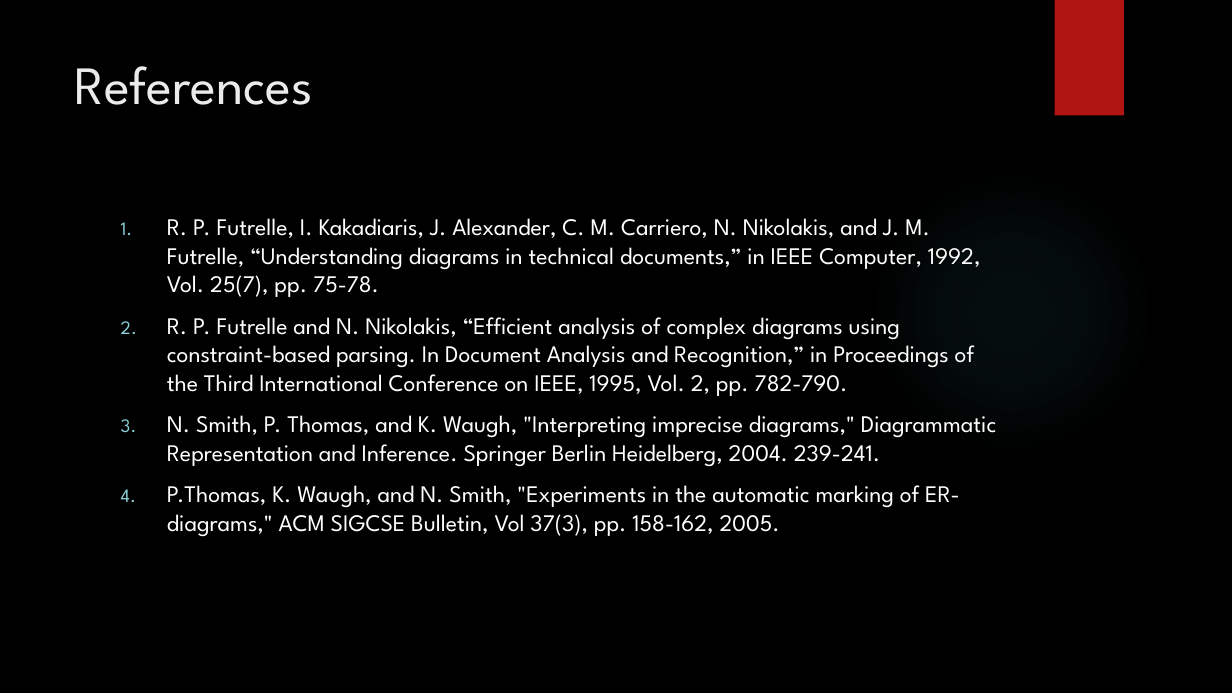
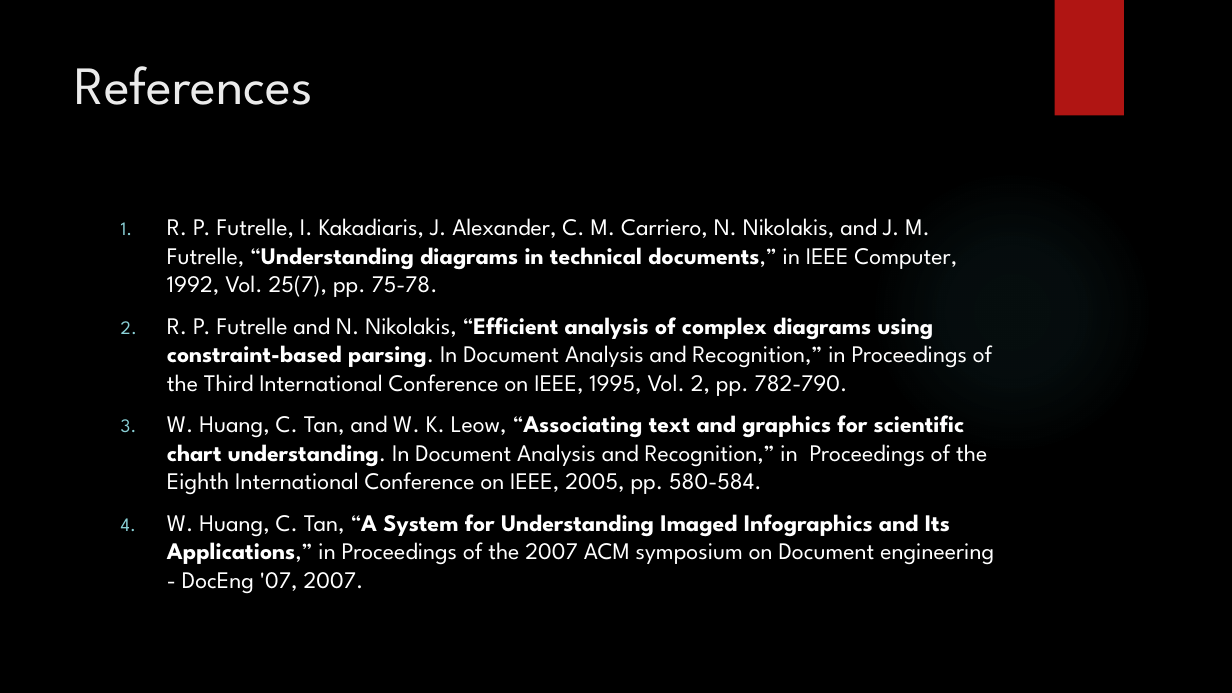
Before and after one commit to diunuge/Paper---Automatic-Assessment-of-Student-Answers-Consisting-of-Venn-and-Euler-Diagrams, a slide deck: slide 15 of paper - Computer Understanding of Venn & Euler Diagrams/conference presentation/ICTer Presentation.pptx. Drawn at 1232x693 pixels with LibreOffice and Linux fonts; fonts in the diff are those of the drawing; background and template pictures are left out. Boxes give left, top, right and bottom in pixels: in the first picture for what was removed or moved away, otherwise in the second. Text is boxed around its words. In the diff, an @@ line names an element or a change of style, - is before the commit and + after.

```diff
--- a/paper - Computer Understanding of Venn & Euler Diagrams/conference presentation/ICTer Presentation.pptx
+++ b/paper - Computer Understanding of Venn & Euler Diagrams/conference presentation/ICTer Presentation.pptx
@@ text at (167, 218, 992, 396): bold on in "“Understanding diagrams in technical documents,”", "“Efficient analysis of complex diagrams using constraint-bas ..." @@
@@ text at (167, 415, 994, 594): text changed @@
-3. N. Smith, P. Thomas, and K. Waugh, "Interpreting imprecise diagrams," Diagrammatic Representation and Inference. Springer Berlin Heidelberg, 2004. 239-241.
-4. P.Thomas, K. Waugh, and N. Smith, "Experiments in the automatic marking of ER-diagrams," ACM SIGCSE Bulletin, Vol 37(3), pp. 158-162, 2005.
+3. W. Huang, C. Tan, and W. K. Leow, “Associating text and graphics for scientific chart understanding. In Document Analysis and Recognition,” in Proceedings of the Eighth International Conference on IEEE, 2005, pp. 580-584.
+4. W. Huang, C. Tan, “A System for Understanding Imaged Infographics and Its Applications,” in Proceedings of the 2007 ACM symposium on Document engineering - DocEng '07, 2007.
```
Also in this commit, not shown: 13 other slides changed.
